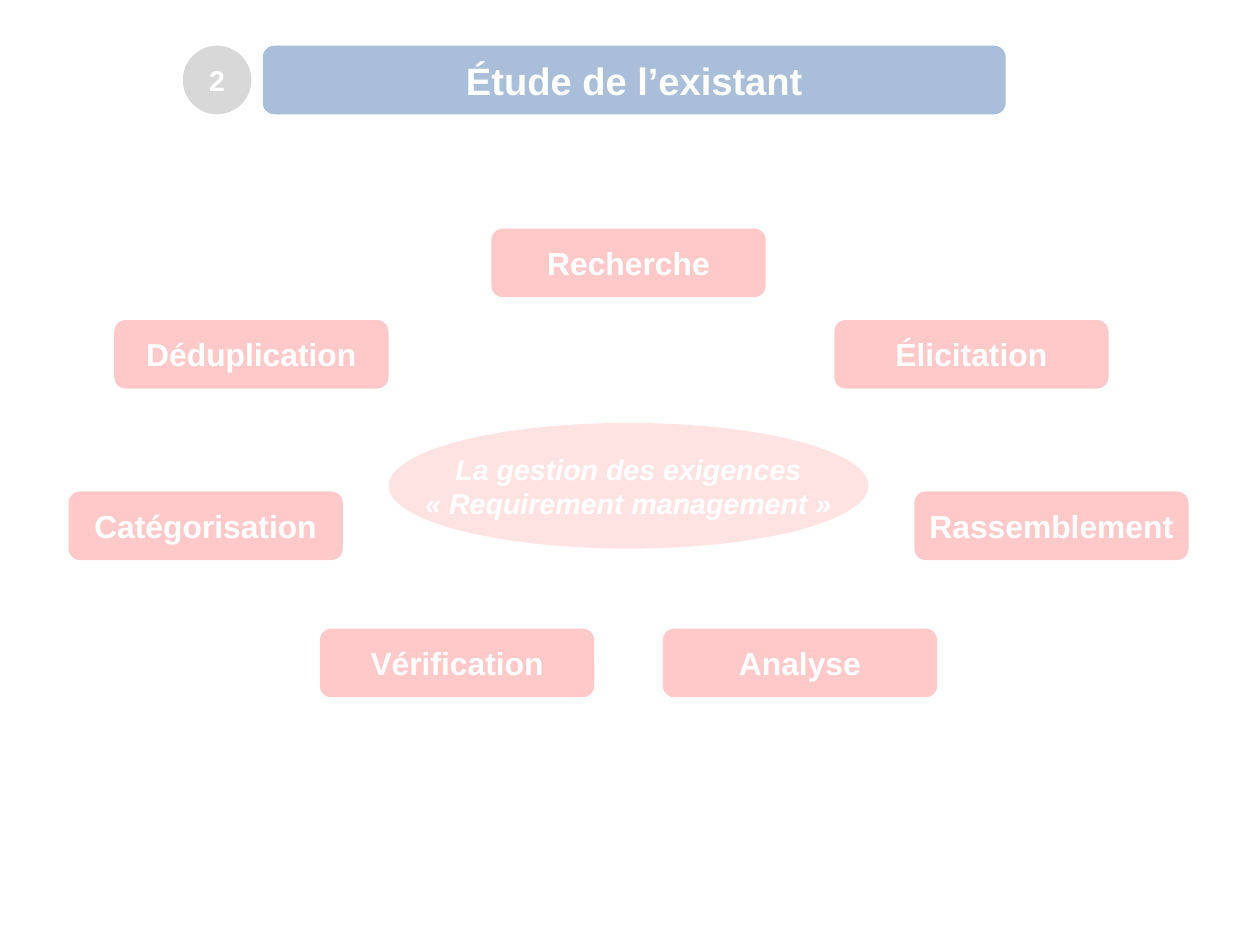
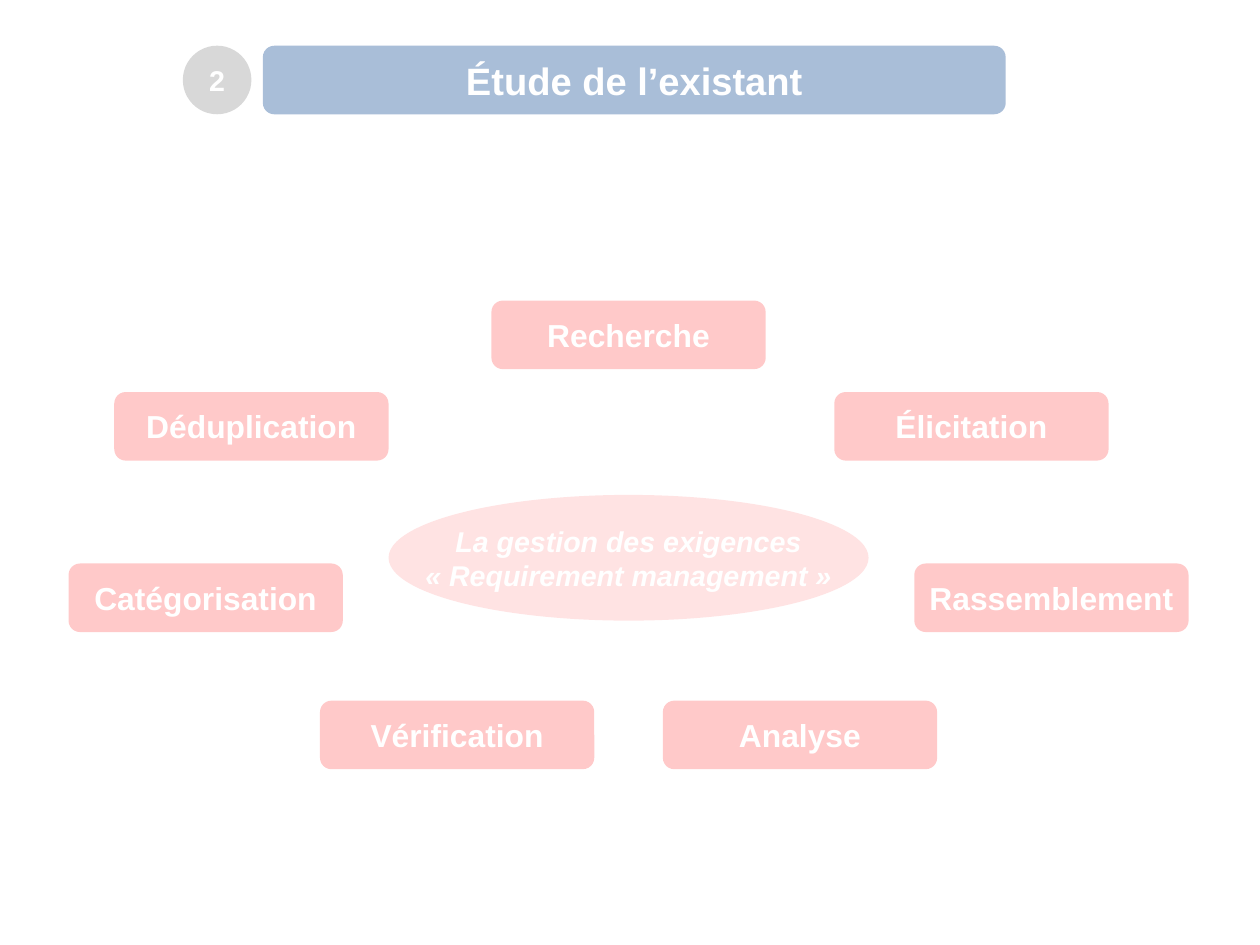
Before and after one commit to amine95bz/PFE, a slide deck: slide 6 of presentation.odp. Drawn at 1260x945 pixels with LibreOffice and Linux fonts; fonts in the diff are those of the drawing; background and template pictures are left out. Boxes give left, top, right and bottom in pixels: in the first picture for what was removed or moved away, otherwise in the second. Text is boxed around its words. In the diff, an @@ line names an element or a change of style, - is before the commit and + after.

```diff
--- a/presentation.odp
+++ b/presentation.odp
@@ 7 rounded rectangles, 1 ellipse: place and size @@
-7 rounded rectangles, 1 ellipse at bbox=[69, 229, 1189, 697]
+7 rounded rectangles, 1 ellipse at bbox=[69, 301, 1189, 769]
```
